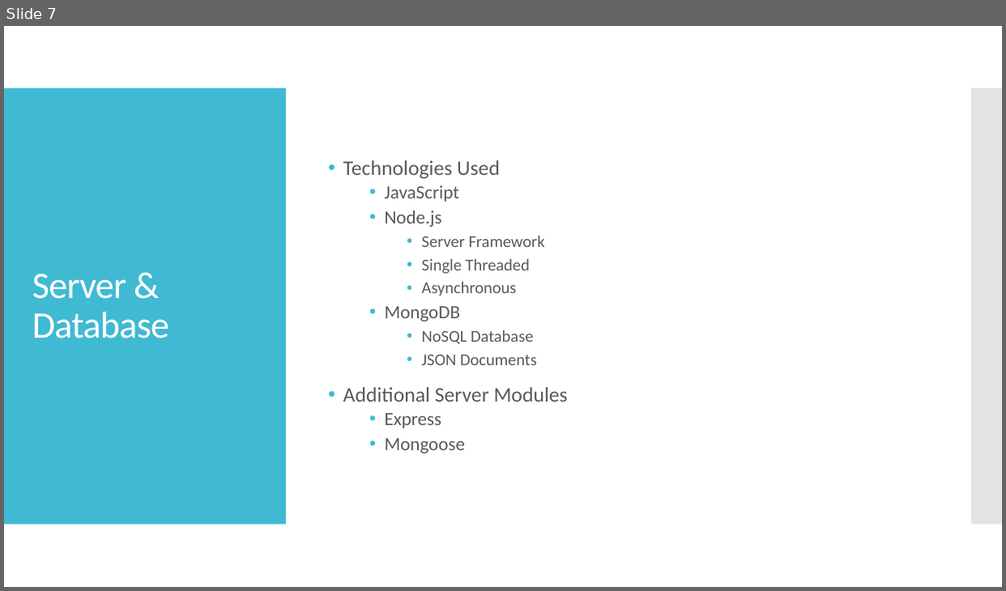
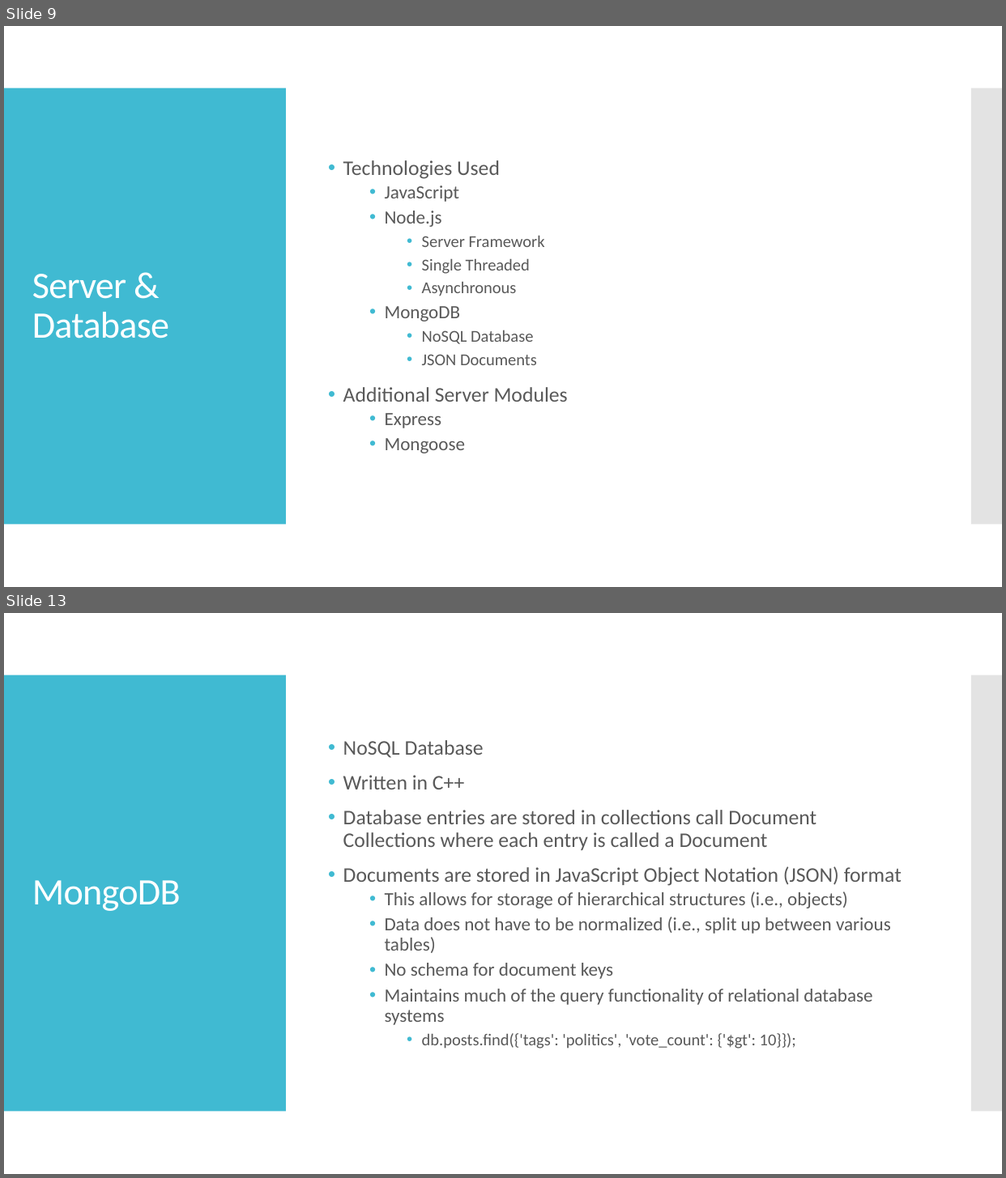
Before and after one commit to dhardin/Finite-State-Machine-Online, a slide deck: Presentation.pptx. Shown one above the other, each under a label of ours: slide 7 before the commit, slides 9 and 13 after it; the slides between them are not shown. The pictures are 1006x591 and 1006x1178 pixels, drawn with LibreOffice and Linux fonts; fonts in the diff are those of the drawing. Boxes give left, top, right and bottom in pixels: in the first picture for what was removed or moved away, otherwise in the second. Text is boxed around its words. In the diff, an @@ line names an element or a change of style, - is before the commit and + after.

```diff
--- a/Presentation.pptx
+++ b/Presentation.pptx
@@ slide 13 added at bbox=[4, 613, 1002, 1174], background #FFFFFF; not listed: 2 template elements that a slide beside it also shows @@
@@ text added at bbox=[343, 740, 901, 1049], 18 pt, text #595959 @@
+• NoSQL Database
+• Written in C++
+• Database entries are stored in collections call Document Collections where each entry is called a Document
+• Documents are stored in JavaScript Object Notation (JSON) format
+  • This allows for storage of hierarchical structures (i.e., objects)
+  • Data does not have to be normalized (i.e., split up between various tables)
+  • No schema for document keys
+  • Maintains much of the query functionality of relational database systems
+    • db.posts.find({'tags': 'politics', 'vote_count': {'$gt': 10}});
@@ title added at bbox=[32, 880, 181, 911], 36 pt, text #FFFFFF @@
+MongoDB
@@ what was slide 7 is now slide 9 @@
```
Also in this commit, not shown: 3 slides changed, 11 other slides added, 1 slide removed, 4 other files.
